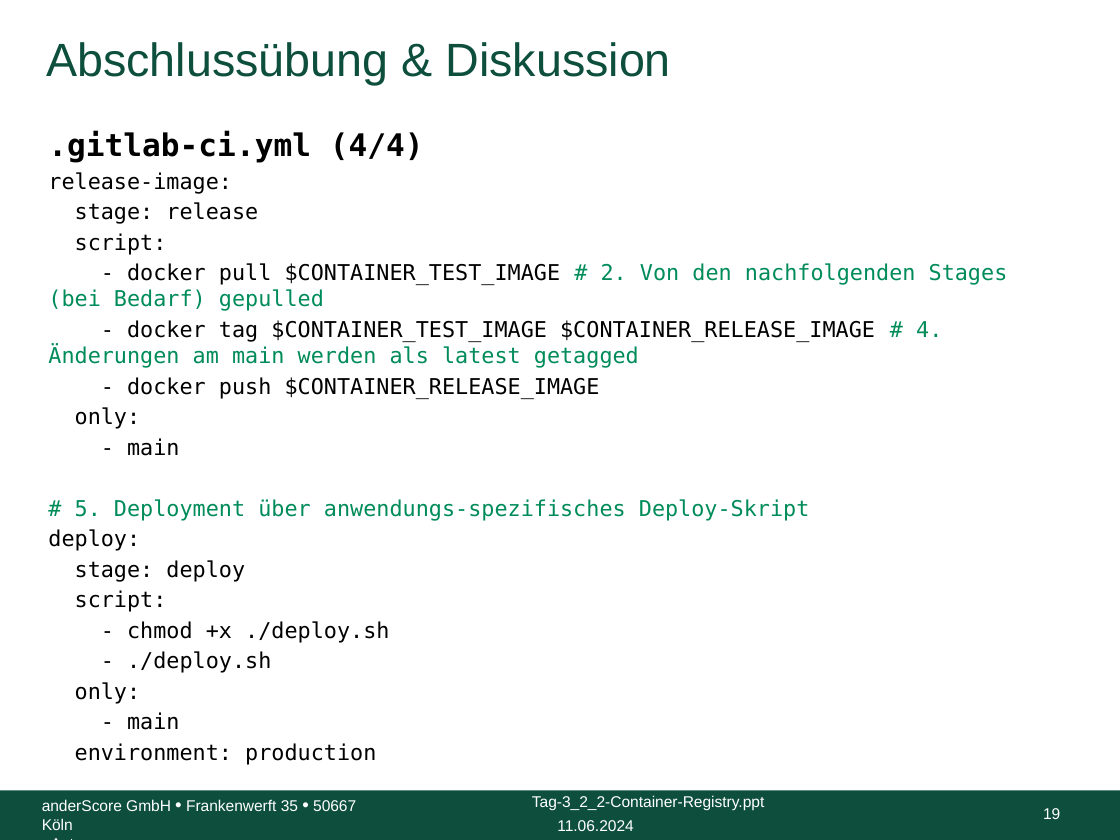
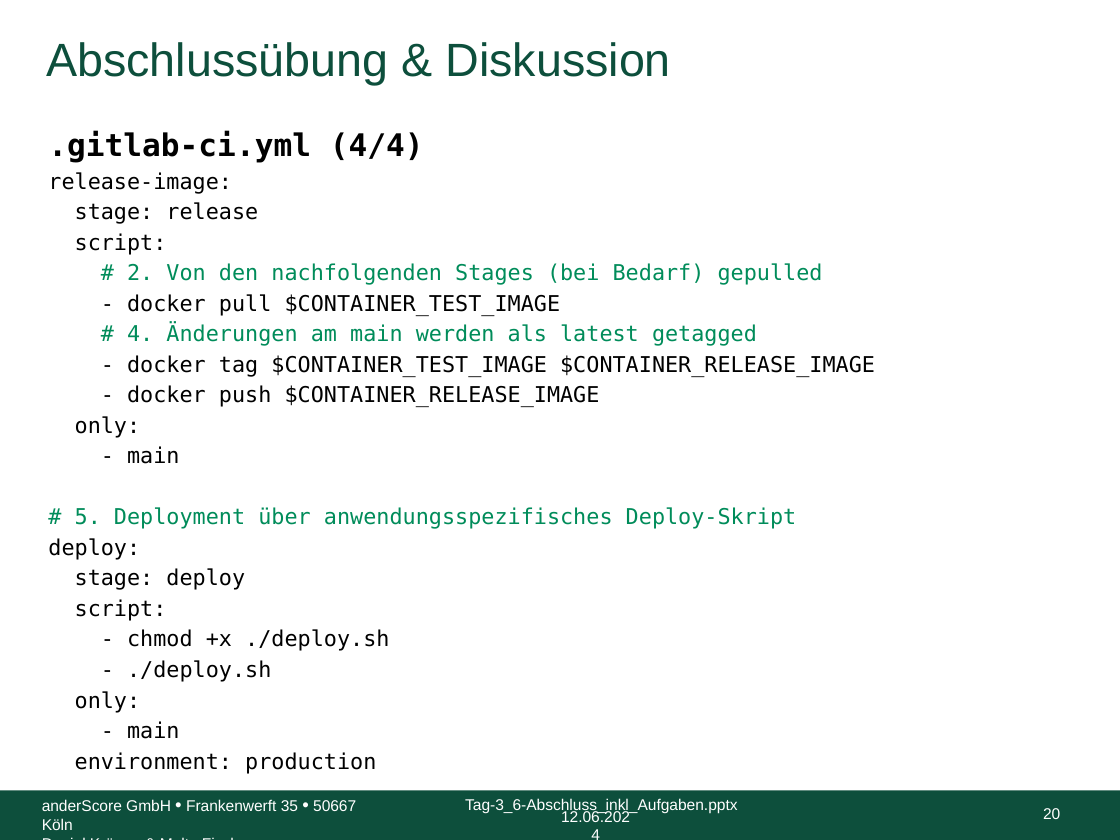
Before and after one commit to anderscore-gmbh/gitlab, a slide deck: slide 20 of slides/Tag-3_6-Abschluss_inkl_Aufgaben.pptx (slide 19 before the commit). Drawn at 1120x840 pixels with LibreOffice and Linux fonts; fonts in the diff are those of the drawing; background and template pictures are left out. Boxes give left, top, right and bottom in pixels: in the first picture for what was removed or moved away, otherwise in the second. Text is boxed around its words. In the diff, an @@ line names an element or a change of style, - is before the commit and + after.

```diff
--- a/slides/Tag-3_6-Abschluss_inkl_Aufgaben.pptx
+++ b/slides/Tag-3_6-Abschluss_inkl_Aufgaben.pptx
@@ text at (127,263,875,377): text changed @@
-- docker pull $CONTAINER_TEST_IMAGE # 2. Von den nachfolgenden Stages (bei Bedarf) gepulled
-- docker tag $CONTAINER_TEST_IMAGE $CONTAINER_RELEASE_IMAGE # 4. Änderungen am main werden als latest getagged
+# 2. Von den nachfolgenden Stages (bei Bedarf) gepulled
+- docker pull $CONTAINER_TEST_IMAGE
+# 4. Änderungen am main werden als latest getagged
+- docker tag $CONTAINER_TEST_IMAGE $CONTAINER_RELEASE_IMAGE
@@ text at (75,507,797,529): text changed @@
-# 5. Deployment über anwendungs-spezifisches Deploy-Skript
+# 5. Deployment über anwendungsspezifisches Deploy-Skript
@@ text at (42,799,356,830): text changed @@
-<Autor>
+Daniel Krämer & Malte Fischer
@@ text at (465,798,737,813): text changed @@
-Tag-3_2_2-Container-Registry.ppt
+Tag-3_6-Abschluss_inkl_Aufgaben.pptx
@@ text at (561,809,630,822): text changed @@
-11.06.2024
+12.06.2024
@@ page number at (1043,808,1060,819): text changed @@
-19
+20
```
Also in this commit, not shown: 17 other slides changed, 2 slides added, 1 slide removed, 2 other files.
